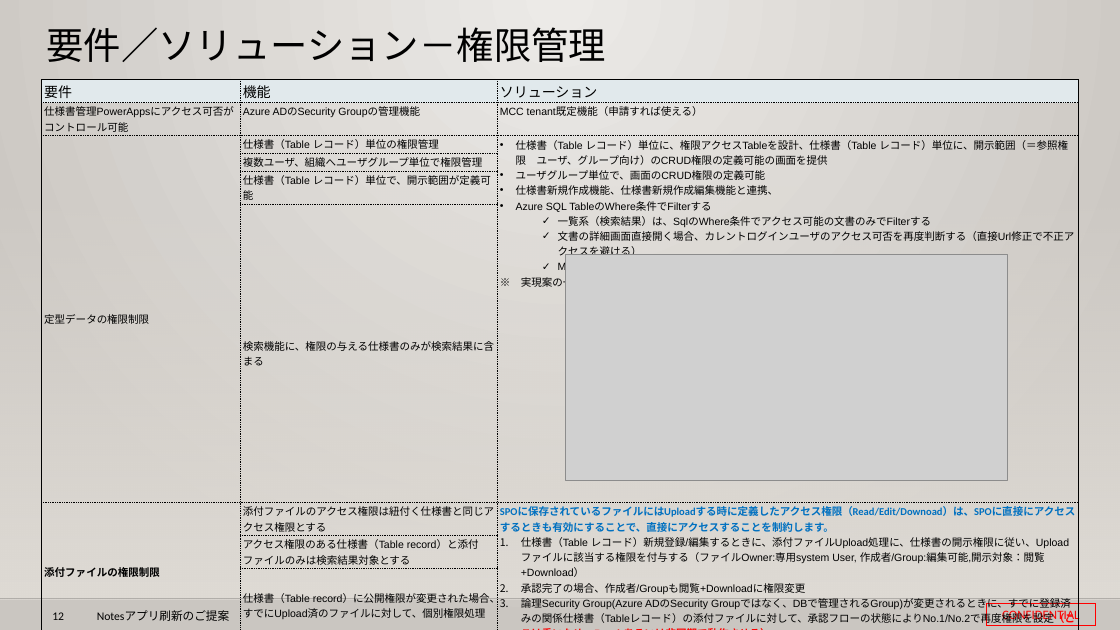
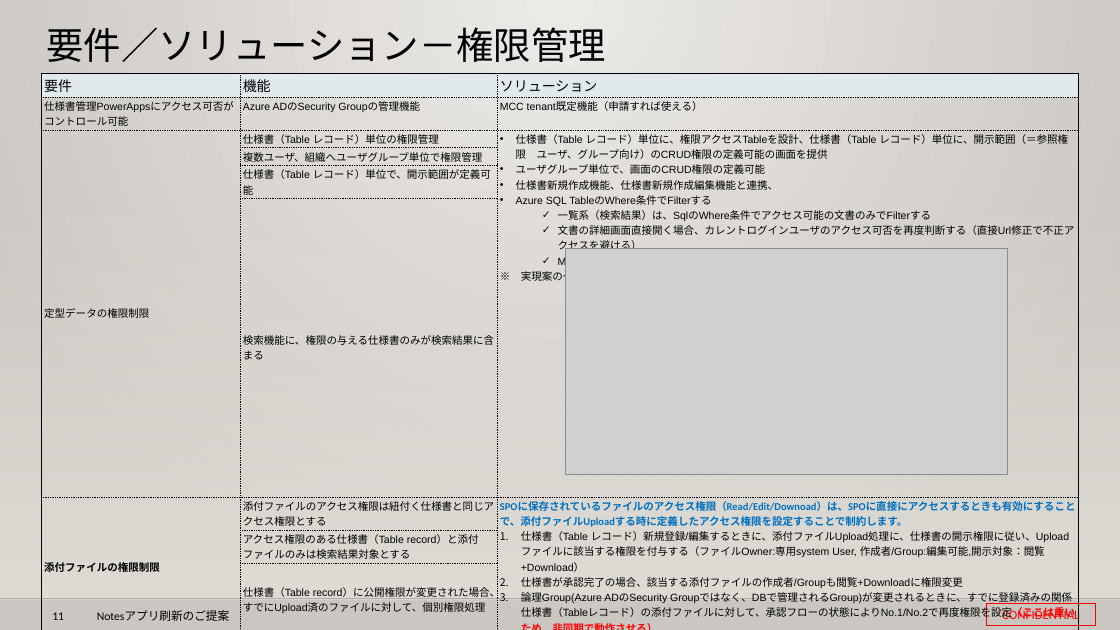
Before and after one commit to 0494938/Notes--CMS-Online, a slide deck: slide 11 of Notesアプリ刷新プロジェクト提案見積もり.v3.pptx (slide 12 before the commit). Drawn at 1120x630 pixels with LibreOffice and Linux fonts; fonts in the diff are those of the drawing; grey boxes stand for pictures; background and template pictures are left out. Boxes give left, top, right and bottom in pixels: in the first picture for what was removed or moved away, otherwise in the second. Text is boxed around its words. In the diff, an @@ line names an element or a change of style, - is before the commit and + after.

Commit message:
10/2.

```diff
--- a/Notesアプリ刷新プロジェクト提案見積もり.v3.pptx
+++ b/Notesアプリ刷新プロジェクト提案見積もり.v3.pptx
@@ table moved from (x1=42, y1=80, x2=1079, y2=629) to (x1=42, y1=74, x2=1079, y2=624) @@
@@ table at (x1=42, y1=74, x2=1079, y2=624) @@
-row 7, column 3: SPOに保存されているファイルにはUploadする時に定義したアクセス権限（Read/Edit/Downoad）は、SPOに直接にアクセスするときも有効にすることで、直接にアクセスすることを制約します。 / 仕様書（Table レコード）新規登録/編集するときに、添付ファイルUpload処理に、仕様書の開示権限に従い、Uploadファイルに該当する権限を付与する（ファイルOwner:専用system User, 作成者/Group:編集可能,開示対象：閲覧+Download） / 承認完了の場合、作成者/Groupも閲覧+Downloadに権限変更 / 論理Security Group(Azure ADのSecurity Groupではなく、DBで管理されるGroup)が変更されるときに、すでに登録済みの関係仕様書（Tableレコード）の添付ファイルに対して、承認フローの状態によりNo.1/No.2で再度権限を設定（ここは重いため、Batchあるいは非同期で動作させる）
+row 7, column 3: SPOに保存されているファイルのアクセス権限（Read/Edit/Downoad）は、SPOに直接にアクセスするときも有効にすることで、添付ファイルUploadする時に定義したアクセス権限を設定することで制約します。 / 仕様書（Table レコード）新規登録/編集するときに、添付ファイルUpload処理に、仕様書の開示権限に従い、Uploadファイルに該当する権限を付与する（ファイルOwner:専用system User, 作成者/Group:編集可能,開示対象：閲覧+Download） / 仕様書が承認完了の場合、該当する添付ファイルの作成者/Groupも閲覧+Downloadに権限変更 / 論理Group(Azure ADのSecurity Groupではなく、DBで管理されるGroup)が変更されるときに、すでに登録済みの関係仕様書（Tableレコード）の添付ファイルに対して、承認フローの状態によりNo.1/No.2で再度権限を設定（ここは重いため、非同期で動作させる）
@@ picture moved from (x1=565, y1=254, x2=1007, y2=480) to (x1=565, y1=249, x2=1007, y2=475) @@
@@ page number at (x1=52, y1=612, x2=64, y2=620): text changed @@
-12
+11
```
Also in this commit, not shown: 6 other slides changed, 2 slides added.
